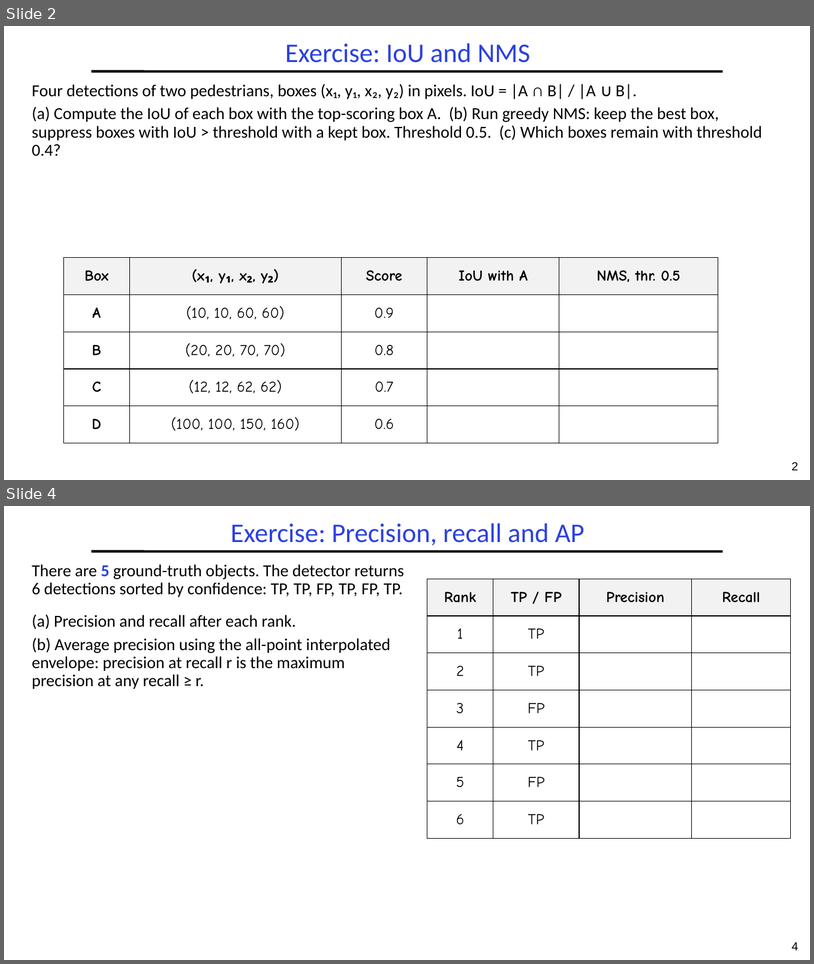
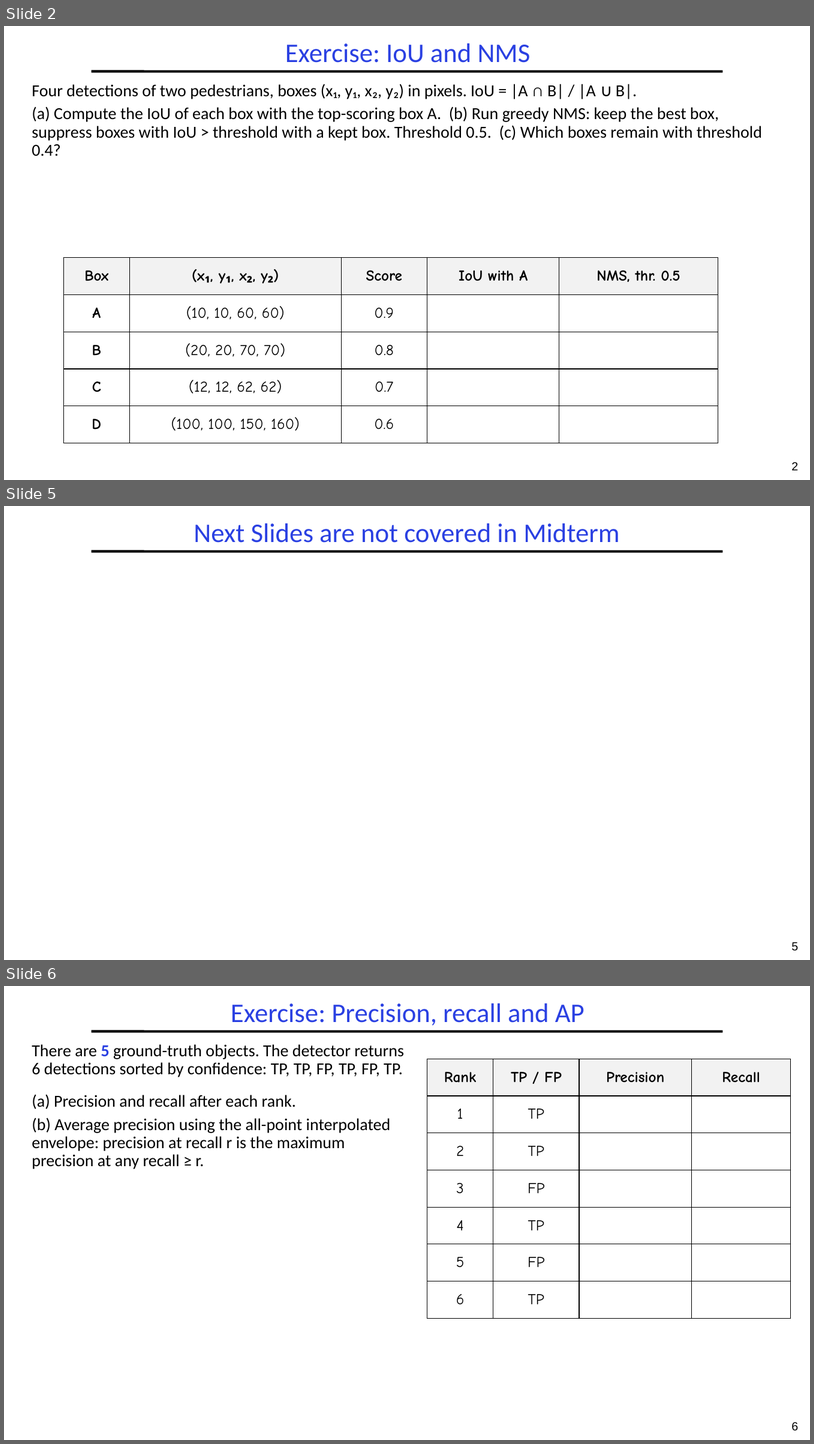
Before and after one commit to guhofstra/CSC144V, a slide deck: Exercises/L5-Exercises ANS.pptx. Shown one above the other, each under a label of ours: slides 2 and 4 before the commit, slides 2, 5 and 6 after it; the slides between them are not shown. The pictures are 814x964 and 814x1444 pixels, drawn with LibreOffice and Linux fonts; fonts in the diff are those of the drawing. Boxes give left, top, right and bottom in pixels: in the first picture for what was removed or moved away, otherwise in the second. Text is boxed around its words. In the diff, an @@ line names an element or a change of style, - is before the commit and + after.

```diff
--- a/Exercises/L5-Exercises ANS.pptx
+++ b/Exercises/L5-Exercises ANS.pptx
@@ slide 5 added at [4,506,810,960], background #FFFFFF; not listed: 2 template elements that a slide beside it also shows @@
@@ title added at [194,523,620,543], 32 pt, text #2A40E2 @@
+Next Slides are not covered in Midterm
@@ what was slide 4 is now slide 6 @@
@@ page number at [792,1422,798,1431]: text changed @@
-4
+6
```
Also in this commit, not shown: 1 slide changed, 1 other slide added, 7 other files.
